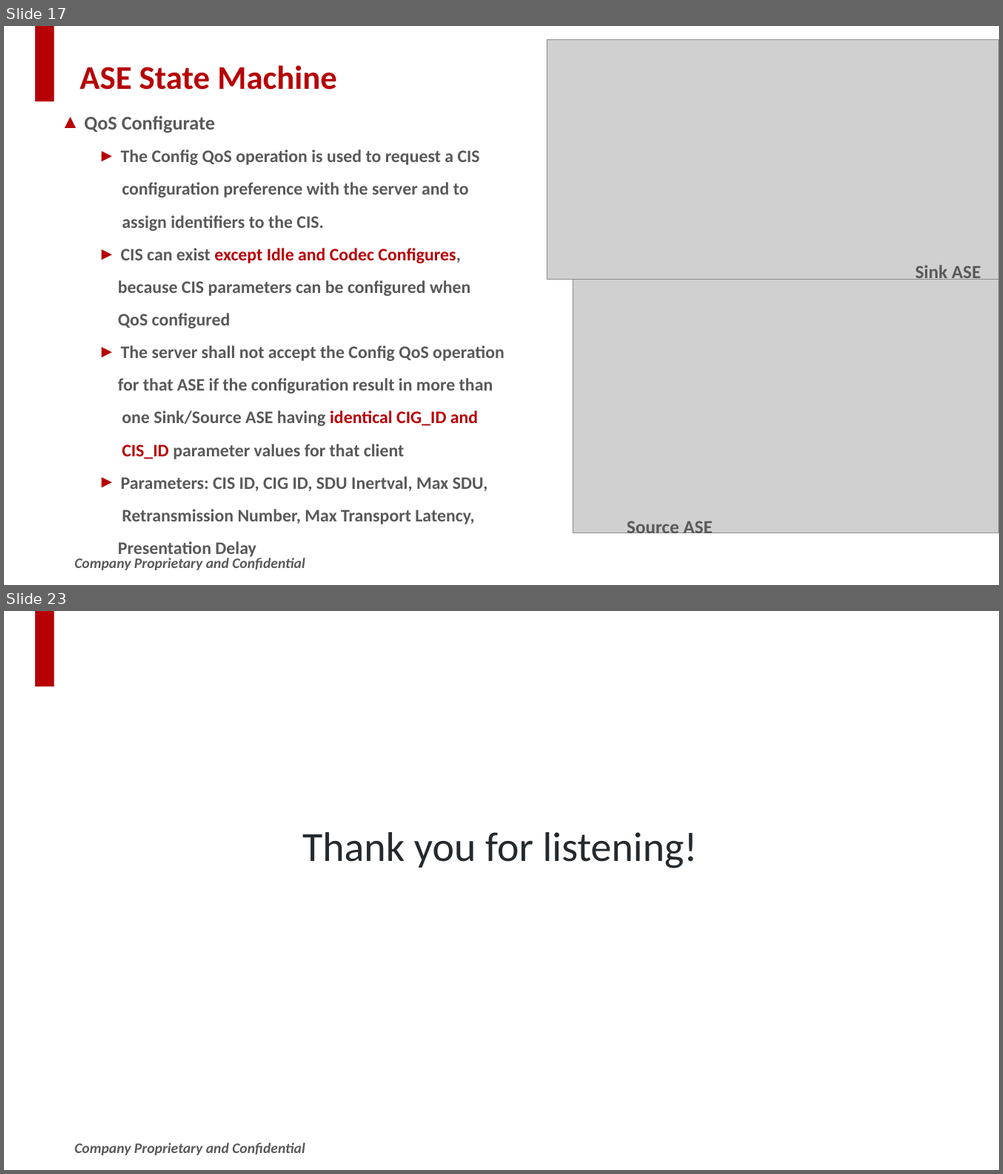
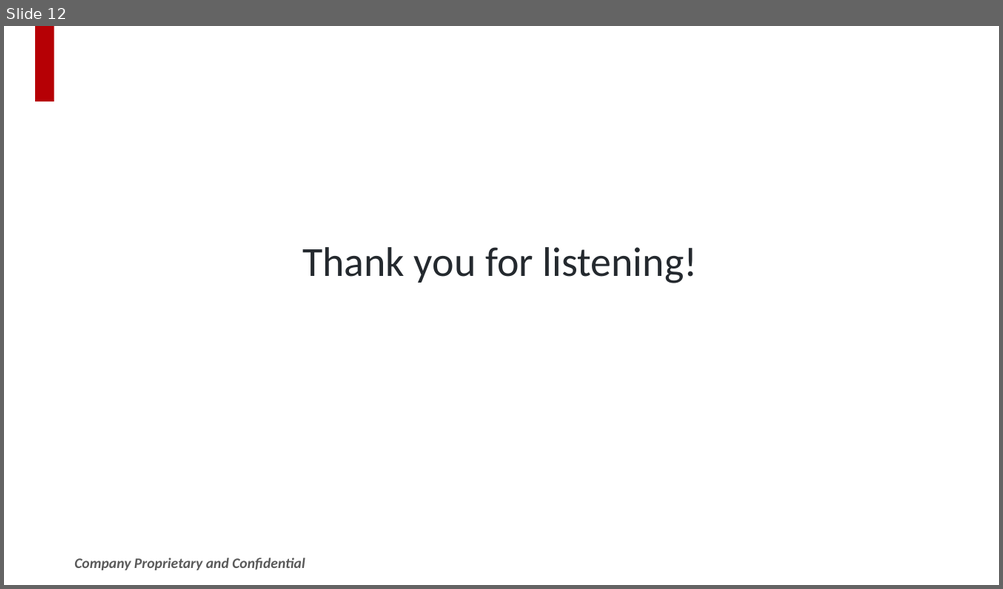
Before and after one commit to SWJTUjch/obsidian, a slide deck: Bluetooth/LE Audio/MCP/LE_Audio_MCP_sharing.pptx. Shown one above the other, each under a label of ours: slides 17 and 23 before the commit, slide 12 after it; the slides between them are not shown. The pictures are 1003x1174 and 1003x589 pixels, drawn with LibreOffice and Linux fonts; fonts in the diff are those of the drawing; grey boxes stand for pictures; background and template pictures are left out. Boxes give left, top, right and bottom in pixels: in the first picture for what was removed or moved away, otherwise in the second. Text is boxed around its words. In the diff, an @@ line names an element or a change of style, - is before the commit and + after.

```diff
--- a/Bluetooth/LE Audio/MCP/LE_Audio_MCP_sharing.pptx
+++ b/Bluetooth/LE Audio/MCP/LE_Audio_MCP_sharing.pptx
@@ slide 17 removed at (4,26,999,585), background #FFFFFF; not listed: 2 template elements that a slide beside it also shows @@
@@ picture removed at (547,40,999,280) @@
@@ title removed at (79,65,337,90) @@
-ASE State Machine
@@ text removed at (84,116,504,560) @@
-▲ QoS Configurate
-  ► The Config QoS operation is used to request a CIS
-  configuration preference with the server and to
-  assign identifiers to the CIS.
-  ► CIS can exist except Idle and Codec Configures,
-  because CIS parameters can be configured when
-  QoS configured
-  ► The server shall not accept the Config QoS operation
-  for that ASE if the configuration result in more than
-  one Sink/Source ASE having identical CIG_ID and
-  CIS_ID parameter values for that client
-  ► Parameters: CIS ID, CIG ID, SDU Inertval, Max SDU,
-  Retransmission Number, Max Transport Latency,
-  Presentation Delay
@@ text removed at (915,265,980,280) @@
-Sink ASE
@@ picture removed at (573,280,999,534) @@
@@ text removed at (626,521,712,538) @@
-Source ASE
@@ what was slide 23 is now slide 12 @@
```
Also in this commit, not shown: 6 slides changed, 4 slides added, 14 other slides removed, 19 other files.
